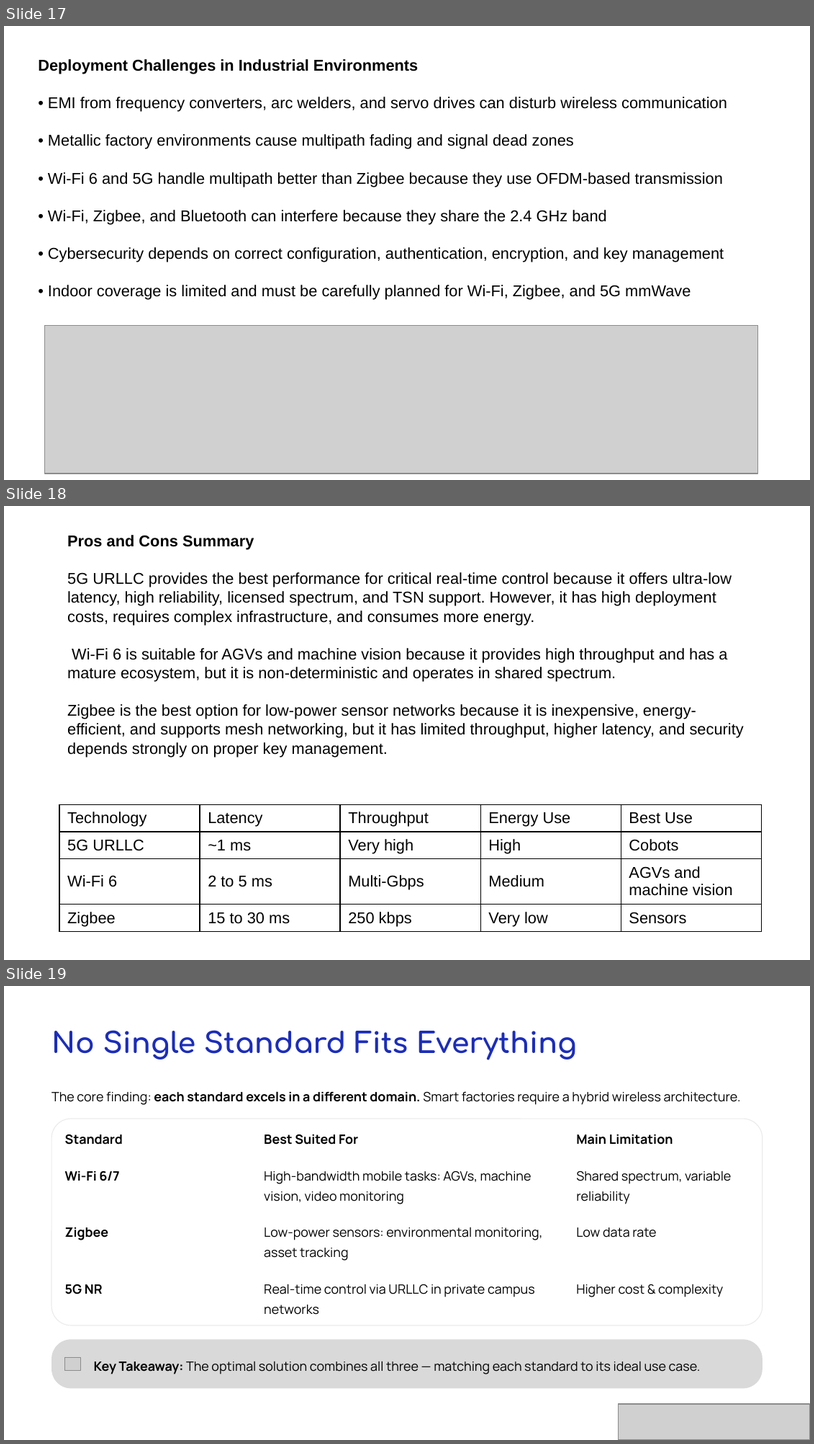
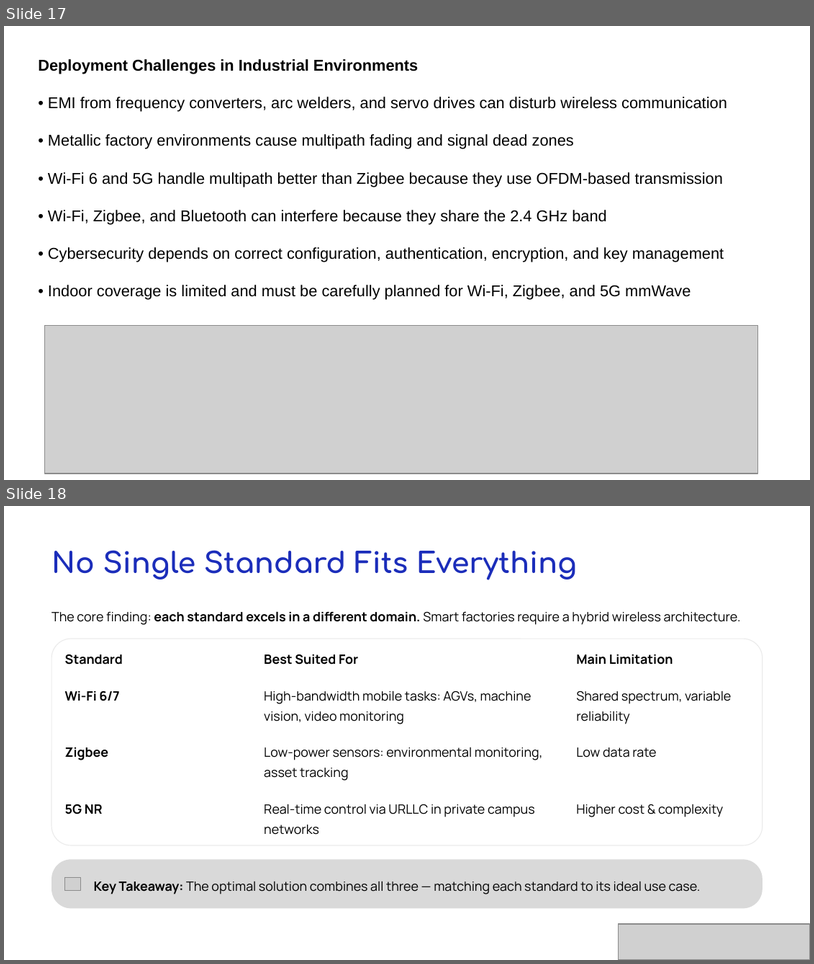
Before and after one commit to muji567/Industrial_-Communication_-Standard_B5, a slide deck: ics_presentation.pptx. Shown one above the other, each under a label of ours: slides 17, 18 and 19 before the commit, slides 17 and 18 after it. The pictures are 814x1444 and 814x964 pixels, drawn with LibreOffice and Linux fonts; fonts in the diff are those of the drawing; grey boxes stand for pictures. Boxes give left, top, right and bottom in pixels: in the first picture for what was removed or moved away, otherwise in the second. Text is boxed around its words. In the diff, an @@ line names an element or a change of style, - is before the commit and + after.

```diff
--- a/ics_presentation.pptx
+++ b/ics_presentation.pptx
@@ slide 18 removed at <box>4,506,810,960</box>, background #FFFFFF @@
@@ text removed at <box>67,535,744,757</box> @@
-Pros and Cons Summary
-5G URLLC provides the best performance for critical real-time control because it offers ultra-low latency, high reliability, licensed spectrum, and TSN support. However, it has high deployment costs, requires complex infrastructure, and consumes more energy.
-Wi-Fi 6 is suitable for AGVs and machine vision because it provides high throughput and has a mature ecosystem, but it is non-deterministic and operates in shared spectrum.
-Zigbee is the best option for low-power sensor networks because it is inexpensive, energy-efficient, and supports mesh networking, but it has limited throughput, higher latency, and security depends strongly on proper key management.
@@ table removed at <box>59,804,761,931</box>, 4 rows, 5 columns @@
-Technology | Latency | Throughput | Energy Use | Best Use
-5G URLLC | ~1 ms | Very high | High | Cobots
-Wi-Fi 6 | 2 to 5 ms | Multi-Gbps | Medium | AGVs and machine vision
-Zigbee | 15 to 30 ms | 250 kbps | Very low | Sensors
@@ what was slide 19 is now slide 18 @@
```
Also in this commit, not shown: 3 slides changed, 1 other file.
